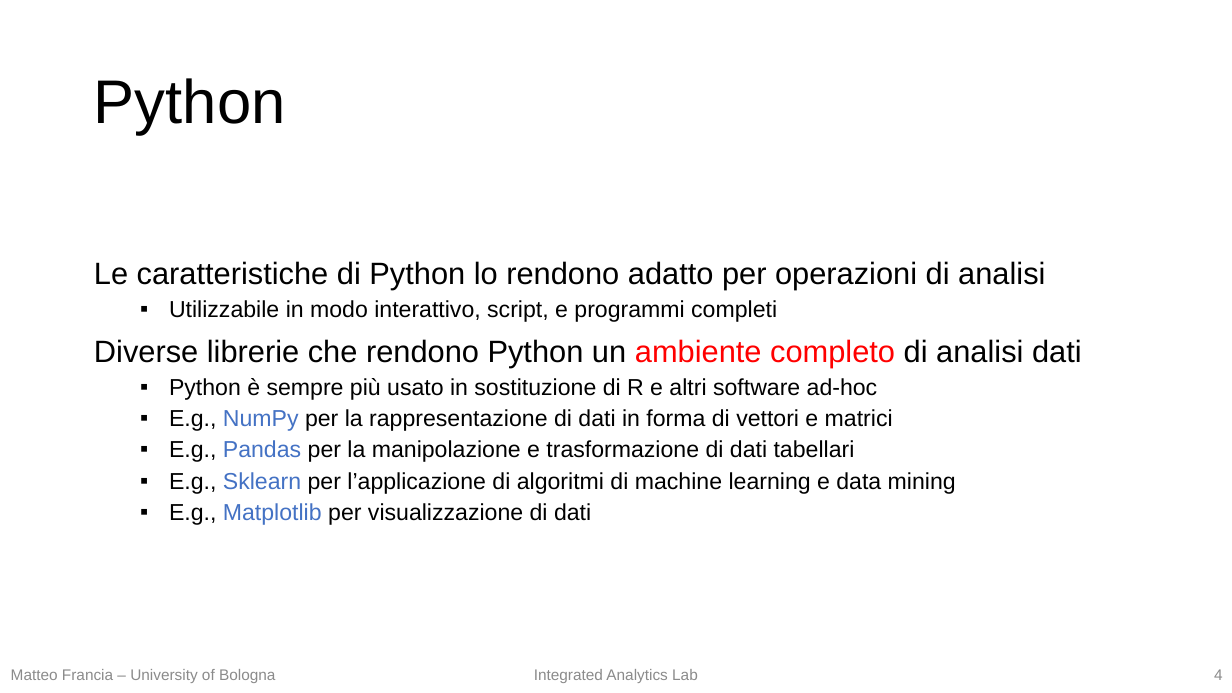
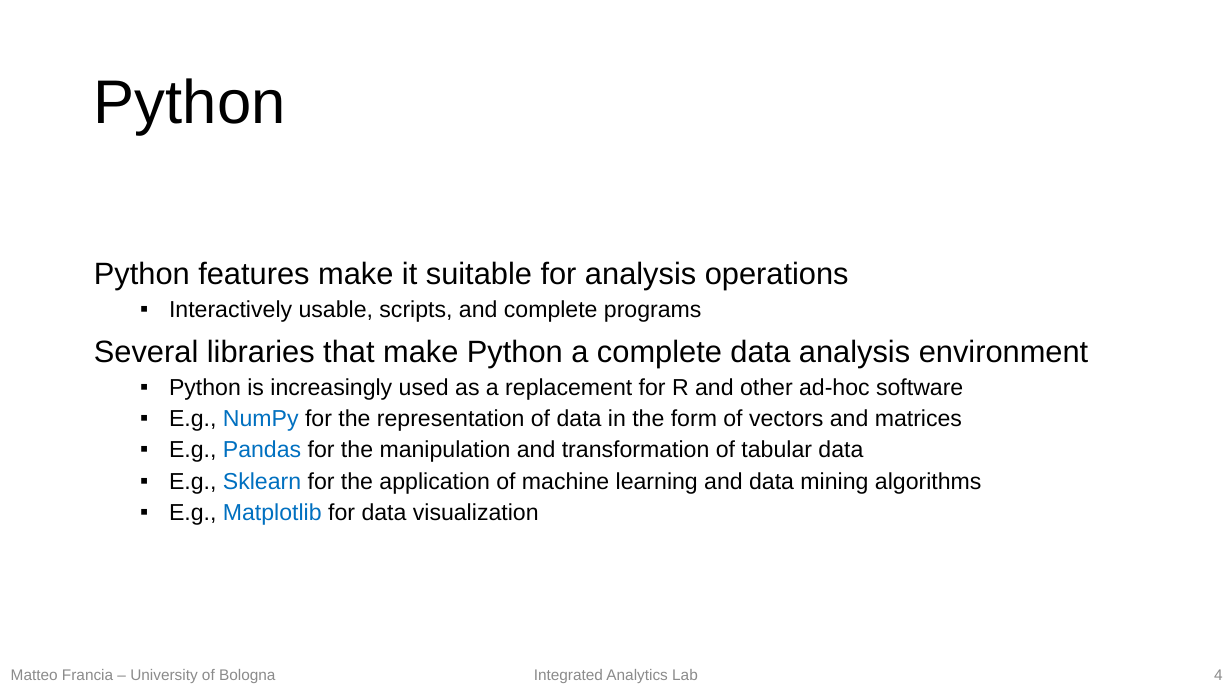
Before and after one commit to w4bo/teaching-handsondatapipelines, a slide deck: slide 4 of 01-MachineLearning/01-slides.pptx. Drawn at 1232x693 pixels with LibreOffice and Linux fonts; fonts in the diff are those of the drawing. Boxes give left, top, right and bottom in pixels: in the first picture for what was removed or moved away, otherwise in the second. Text is boxed around its words. In the diff, an @@ line names an element or a change of style, - is before the commit and + after.

```diff
--- a/01-MachineLearning/01-slides.pptx
+++ b/01-MachineLearning/01-slides.pptx
@@ text at [94,261,1088,525]: text changed @@
-Le caratteristiche di Python lo rendono adatto per operazioni di analisi
-  ▪ Utilizzabile in modo interattivo, script, e programmi completi
-Diverse librerie che rendono Python un ambiente completo di analisi dati
-  ▪ Python è sempre più usato in sostituzione di R e altri software ad-hoc
-  ▪ E.g., NumPy per la rappresentazione di dati in forma di vettori e matrici
-  ▪ E.g., Pandas per la manipolazione e trasformazione di dati tabellari
-  ▪ E.g., Sklearn per l’applicazione di algoritmi di machine learning e data mining
-  ▪ E.g., Matplotlib per visualizzazione di dati
+Python features make it suitable for analysis operations
+  ▪ Interactively usable, scripts, and complete programs
+Several libraries that make Python a complete data analysis environment
+  ▪ Python is increasingly used as a replacement for R and other ad-hoc software
+  ▪ E.g., NumPy for the representation of data in the form of vectors and matrices
+  ▪ E.g., Pandas for the manipulation and transformation of tabular data
+  ▪ E.g., Sklearn for the application of machine learning and data mining algorithms
+  ▪ E.g., Matplotlib for data visualization
```
Also in this commit, not shown: 25 other slides changed, 1 slide added, 1 slide removed, 1 other file.
